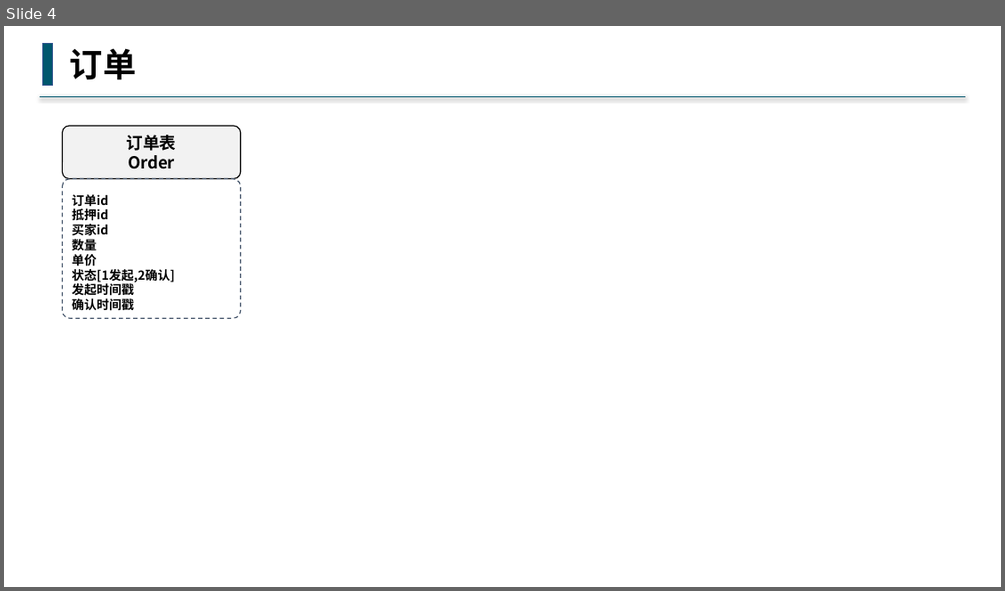
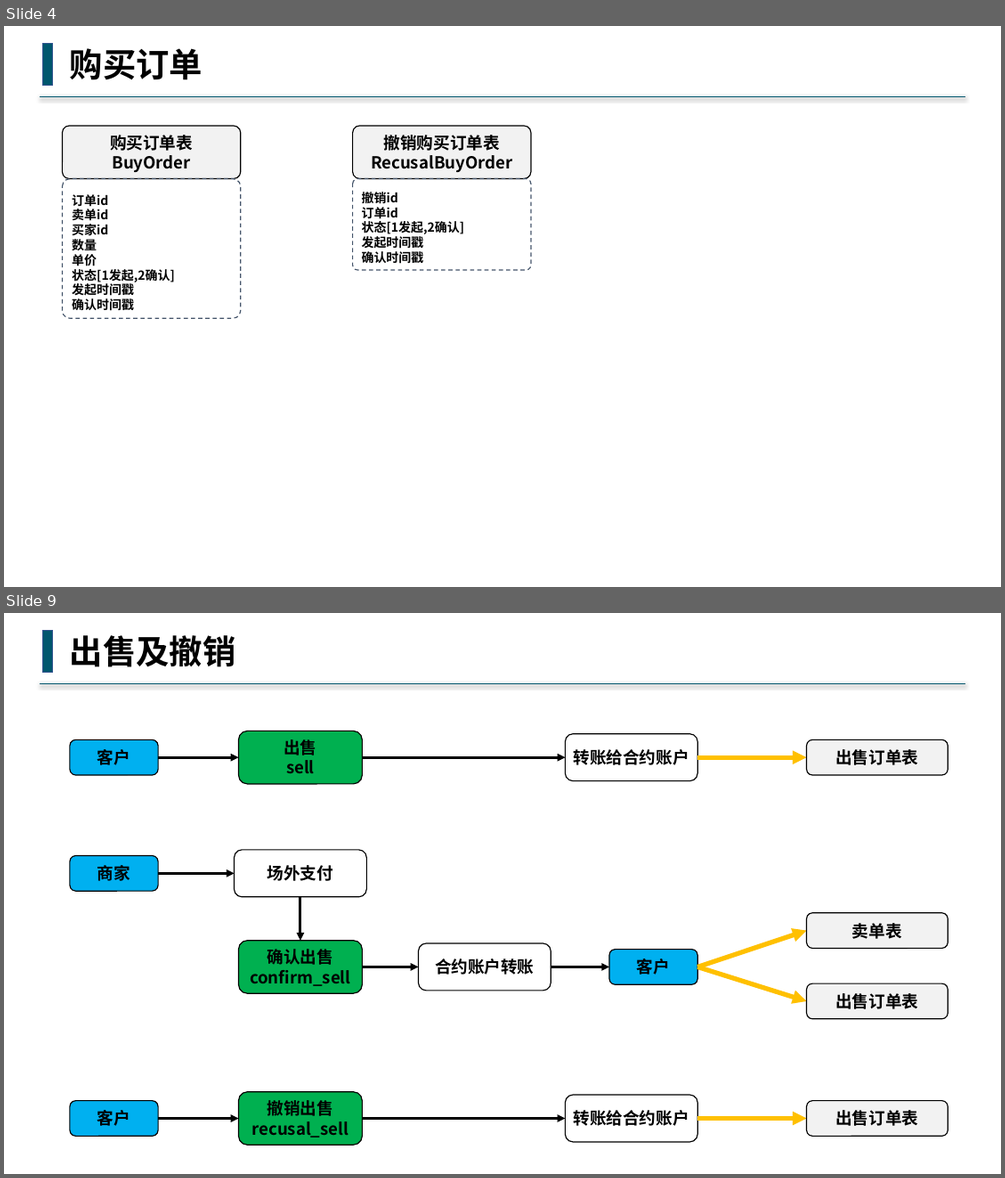
Before and after one commit to buddhachain/buddhaContract, a slide deck: doc/09.场外交易.pptx. Shown one above the other, each under a label of ours: slide 4 before the commit, slides 4 and 9 after it; the slides between them are not shown. The pictures are 1005x591 and 1005x1178 pixels, drawn with LibreOffice and Linux fonts; fonts in the diff are those of the drawing. Boxes give left, top, right and bottom in pixels: in the first picture for what was removed or moved away, otherwise in the second. Text is boxed around its words. In the diff, an @@ line names an element or a change of style, - is before the commit and + after.

```diff
--- a/doc/09.场外交易.pptx
+++ b/doc/09.场外交易.pptx
@@ slide 9 added at (4,613,1001,1174), background #FFFFFF @@
@@ rectangle added at (43,630,53,672), fill #00576E, outline #325491 1 pt @@
@@ text added at (70,635,236,667), 32 pt, text #000000, bold @@
+出售及撤销
@@ line added from (966, 684) to (39, 684), #00576E 1.5 pt @@
@@ rounded rectangle added at (70,739,158,774), fill #00B0F0, outline #000000 1 pt, 16 pt, text #000000, bold @@
+客户
@@ rounded rectangle added at (239,731,362,784), fill #00B050, outline #000000 1 pt, 16 pt, text #000000, bold @@
+出售
+sell
@@ rounded rectangle added at (566,734,698,781), fill #FFFFFF, outline #000000 1 pt, 16 pt, text #000000, bold @@
+转账给合约账户
@@ rounded rectangle added at (807,739,947,774), fill #F2F2F2, outline #000000 1 pt, 16 pt, text #000000, bold @@
+出售订单表
@@ arrow added from (158, 757) to (239, 757), #000000 2.5 pt @@
@@ arrow added from (362, 757) to (566, 757), #000000 2.5 pt @@
@@ arrow added from (698, 757) to (807, 757), #FFC000 4.5 pt @@
@@ rounded rectangle added at (235,850,367,897), fill #FFFFFF, outline #000000 1 pt, 16 pt, text #000000, bold @@
+场外支付
@@ rounded rectangle added at (70,855,158,891), fill #00B0F0, outline #000000 1 pt, 16 pt, text #000000, bold @@
+商家
@@ arrow added from (158, 873) to (235, 873), #000000 2.5 pt @@
@@ arrow added from (300, 897) to (300, 941), #000000 2.5 pt @@
@@ arrow added from (698, 966) to (807, 931), #FFC000 4.5 pt @@
@@ rounded rectangle added at (807,913,947,948), fill #F2F2F2, outline #000000 1 pt, 16 pt, text #000000, bold @@
+卖单表
@@ rounded rectangle added at (239,941,362,994), fill #00B050, outline #000000 1 pt, 16 pt, text #000000, bold @@
+确认出售
+confirm_sell
@@ rounded rectangle added at (418,943,550,990), fill #FFFFFF, outline #000000 1 pt, 16 pt, text #000000, bold @@
+合约账户转账
@@ rounded rectangle added at (610,949,698,985), fill #00B0F0, outline #000000 1 pt, 16 pt, text #000000, bold @@
+客户
@@ arrow added from (362, 966) to (418, 966), #000000 2.5 pt @@
@@ arrow added from (550, 966) to (610, 966), #000000 2.5 pt @@
@@ arrow added from (698, 966) to (807, 1001), #FFC000 4.5 pt @@
@@ rounded rectangle added at (807,983,947,1018), fill #F2F2F2, outline #000000 1 pt, 16 pt, text #000000, bold @@
+出售订单表
@@ rounded rectangle added at (239,1092,362,1144), fill #00B050, outline #000000 1 pt, 16 pt, text #000000, bold @@
+撤销出售
+recusal_sell
@@ rounded rectangle added at (70,1101,158,1135), fill #00B0F0, outline #000000 1 pt, 16 pt, text #000000, bold @@
+客户
@@ arrow added from (158, 1119) to (239, 1119), #000000 2.5 pt @@
@@ arrow added from (362, 1119) to (566, 1119), #000000 2.5 pt @@
@@ rounded rectangle added at (566,1094,698,1142), fill #FFFFFF, outline #000000 1 pt, 16 pt, text #000000, bold @@
+转账给合约账户
@@ arrow added from (698, 1119) to (807, 1119), #FFC000 4.5 pt @@
@@ rounded rectangle added at (807,1101,947,1135), fill #F2F2F2, outline #000000 1 pt, 16 pt, text #000000, bold @@
+出售订单表
@@ slide 4 changed as well @@
@@ text at (70,48,202,80): text changed @@
-订单
+购买订单
@@ rounded rectangle added at (353,126,531,178), fill #F2F2F2, outline #000000 1 pt, 16 pt, text #000000, bold @@
+撤销购买订单表
+RecusalBuyOrder
@@ text in rounded rectangle at (110,135,193,172): text changed @@
-订单表
-Order
+购买订单表
+BuyOrder
@@ rounded rectangle added at (353,178,531,270), outline #44546A 1 pt dashed, 12 pt, text #000000, bold @@
+撤销id
+订单id
+状态[1发起,2确认]
+发起时间戳
+确认时间戳
@@ text in rounded rectangle at (72,208,108,220): text changed @@
-抵押id
+卖单id
```
Also in this commit, not shown: 4 other slides changed, 3 other slides added, 2 slides removed, 1 other file.
